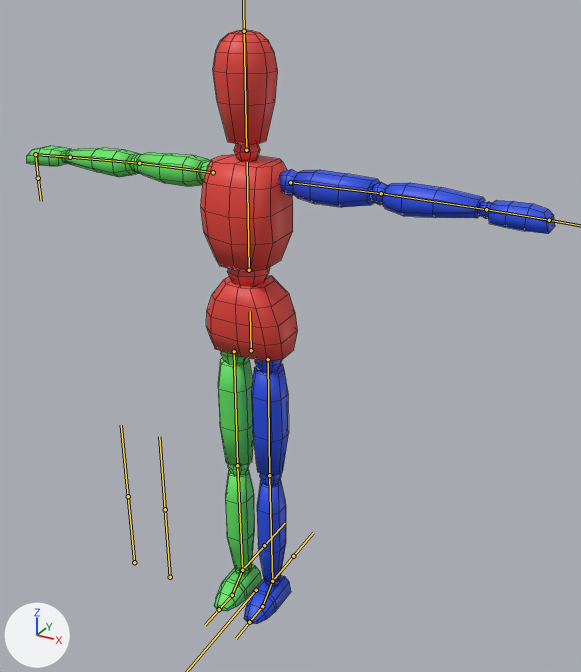
The FBX model Assets/Models/Template Entity.fbx: old version first, new version second.
Camera for both pictures: a 50 mm lens placed at (1.102, -1.772, 1.823), pointed at (0.074, 0.098, 0.888). The axes (+X, +Y, +Z) are drawn at lower left. The lights are the same throughout. The bones that bend it are drawn over the model as lines. Mesh edges are drawn as thin lines.
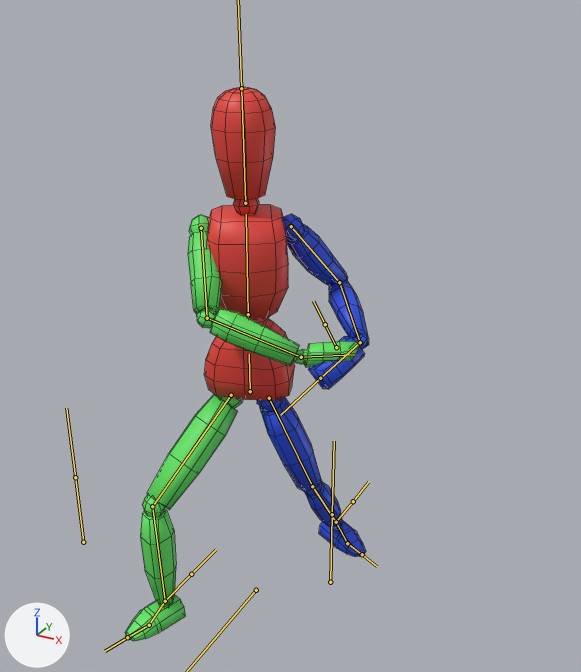
The newer file adds an action. The first version stands in its rest pose; the second is drawn at frame 10 of the action 'Armature|Blocking'.

What differs and where, as boxes [x1, y1, x2, y2] in the pictures (581 x 672 px):
'Cube', posed (54% narrower, 7% shorter): before [27, 30, 555, 624]; after [125, 87, 369, 641]
bone 'Hip', root to tip: before (251, 350) to (250, 311); after (250, 391) to (249, 354)
bone 'Spine', root to tip: before (249, 270) to (247, 162); after (248, 314) to (246, 214)
bone 'Head', root to tip: before (246, 150) to (244, 31); after (245, 203) to (241, 88)
bone 'Upper Arm.L', root to tip: before (290, 182) to (381, 193); after (291, 226) to (339, 282)
bone 'Lower Arm.L', root to tip: before (381, 193) to (486, 209); after (339, 282) to (360, 342)
bone 'Hand.L', root to tip: before (486, 209) to (549, 220); after (360, 342) to (320, 378)
bone 'Upper Arm.R', root to tip: before (213, 172) to (139, 163); after (201, 228) to (207, 318)
bone 'Lower Arm.R', root to tip: before (139, 163) to (70, 157); after (207, 318) to (301, 357)
bone 'Hand.R', root to tip: before (70, 157) to (35, 154); after (301, 357) to (354, 354)
bone 'Upper Leg.L', root to tip: before (268, 359) to (269, 475); after (269, 398) to (312, 486)
bone 'Lower Leg.L', root to tip: before (269, 475) to (272, 581); after (312, 486) to (336, 522)
bone 'Foot.L', root to tip: before (272, 581) to (262, 606); after (336, 522) to (347, 543)
bone 'Upper Leg.R', root to tip: before (234, 351) to (237, 465); after (231, 395) to (152, 506)
bone 'Lower Leg.R', root to tip: before (237, 465) to (242, 570); after (152, 506) to (165, 601)
bone 'Foot.R', root to tip: before (242, 570) to (232, 595); after (165, 601) to (149, 625)

The change, as a list of edits to the scene's bpy script:
```text
Change bone_hip:
    where bone_hip = bpy.data.objects['Armature'].pose.bones['Hip']  # child of 'Root'
    bone_hip.location: (0.0, 0.0, 0.0) -> (0.0, -0.127, 0.011)
    bone_hip.rotation_quaternion: (1.0, 0.0, 0.0, 0.0) -> (0.986, 0.0, 0.169, 0.0)  # degrees (0, 0, 0) -> degrees (0, 19, 0)
Change bone_spine:
    where bone_spine = bpy.data.objects['Armature'].pose.bones['Spine']  # child of 'Hip'
    bone_spine.rotation_quaternion: (1.0, 0.0, 0.0, 0.0) -> (0.993, 0.05, 0.11, -0.006)  # degrees (0, 0, 0) -> degrees (6, 13, 0)
Change bone_head:
    where bone_head = bpy.data.objects['Armature'].pose.bones['Head']  # child of 'Spine'
    bone_head.rotation_quaternion: (1.0, 0.0, 0.0, 0.0) -> (0.961, -0.034, -0.274, 0.018)  # degrees (0, 0, 0) -> degrees (-5, -32, 4)
Change bone_upper_arm_l:
    where bone_upper_arm_l = bpy.data.objects['Armature'].pose.bones['Upper Arm.L']  # child of 'Spine'
    bone_upper_arm_l.rotation_quaternion: (1.0, 0.0, 0.0, 0.0) -> (0.874, -0.203, -0.142, -0.417)  # degrees (0, 0, 0) -> degrees (-15, -25, -48)
Change bone_lower_arm_l:
    where bone_lower_arm_l = bpy.data.objects['Armature'].pose.bones['Lower Arm.L']  # child of 'Upper Arm.L'
    bone_lower_arm_l.rotation_quaternion: (1.0, 0.0, 0.0, 0.0) -> (0.689, 0.685, 0.153, -0.181)  # degrees (0, 0, 0) -> degrees (89, 27, -3)
Change bone_hand_l:
    where bone_hand_l = bpy.data.objects['Armature'].pose.bones['Hand.L']  # child of 'Lower Arm.L'
    bone_hand_l.rotation_quaternion: (1.0, 0.0, 0.0, 0.0) -> (0.856, 0.114, 0.087, -0.497)  # degrees (0, 0, 0) -> degrees (6, 15, -59)
Change bone_upper_arm_r:
    where bone_upper_arm_r = bpy.data.objects['Armature'].pose.bones['Upper Arm.R']  # child of 'Spine'
    bone_upper_arm_r.rotation_quaternion: (1.0, 0.0, 0.0, 0.0) -> (0.612, 0.226, 0.315, 0.69)  # degrees (0, 0, 0) -> degrees (45, 4, 99)
Change bone_lower_arm_r:
    where bone_lower_arm_r = bpy.data.objects['Armature'].pose.bones['Lower Arm.R']  # child of 'Upper Arm.R'
    bone_lower_arm_r.rotation_quaternion: (1.0, 0.0, 0.0, 0.0) -> (0.811, 0.025, -0.27, 0.518)  # degrees (0, 0, 0) -> degrees (-16, -28, 69)
Change bone_hand_r:
    where bone_hand_r = bpy.data.objects['Armature'].pose.bones['Hand.R']  # child of 'Lower Arm.R'
    bone_hand_r.rotation_quaternion: (1.0, 0.0, 0.0, 0.0) -> (0.975, 0.072, 0.073, 0.199)  # degrees (0, 0, 0) -> degrees (10, 7, 24)
Change bone_upper_leg_l:
    where bone_upper_leg_l = bpy.data.objects['Armature'].pose.bones['Upper Leg.L']  # child of 'Hip'
    bone_upper_leg_l.rotation_quaternion: (1.0, 0.0, 0.0, 0.0) -> (0.968, -0.171, -0.151, -0.1)  # degrees (0, 0, 0) -> degrees (-19, -19, -9)
Change bone_lower_leg_l:
    where bone_lower_leg_l = bpy.data.objects['Armature'].pose.bones['Lower Leg.L']  # child of 'Upper Leg.L'
    bone_lower_leg_l.rotation_quaternion: (1.0, 0.0, 0.0, 0.0) -> (0.978, 0.0, 0.0, -0.207)  # degrees (0, 0, 0) -> degrees (0, 0, -24)
Change bone_foot_l:
    where bone_foot_l = bpy.data.objects['Armature'].pose.bones['Foot.L']  # child of 'Lower Leg.L'
    bone_foot_l.rotation_quaternion: (1.0, 0.0, 0.0, 0.0) -> (0.925, 0.003, -0.308, 0.222)  # degrees (0, 0, 0) -> degrees (-9, -35, 30)
Change bone_upper_leg_r:
    where bone_upper_leg_r = bpy.data.objects['Armature'].pose.bones['Upper Leg.R']  # child of 'Hip'
    bone_upper_leg_r.rotation_quaternion: (1.0, 0.0, 0.0, 0.0) -> (0.881, 0.171, 0.267, 0.352)  # degrees (0, 0, 0) -> degrees (31, 20, 49)
Change bone_lower_leg_r:
    where bone_lower_leg_r = bpy.data.objects['Armature'].pose.bones['Lower Leg.R']  # child of 'Upper Leg.R'
    bone_lower_leg_r.rotation_quaternion: (1.0, 0.0, 0.0, 0.0) -> (0.904, 0.0, 0.0, -0.428)  # degrees (0, 0, 0) -> degrees (0, 0, -51)
Change bone_foot_r:
    where bone_foot_r = bpy.data.objects['Armature'].pose.bones['Foot.R']  # child of 'Lower Leg.R'
    bone_foot_r.rotation_quaternion: (1.0, 0.0, 0.0, 0.0) -> (0.997, -0.034, 0.045, 0.044)  # degrees (0, 0, 0) -> degrees (-4, 5, 5)
```
